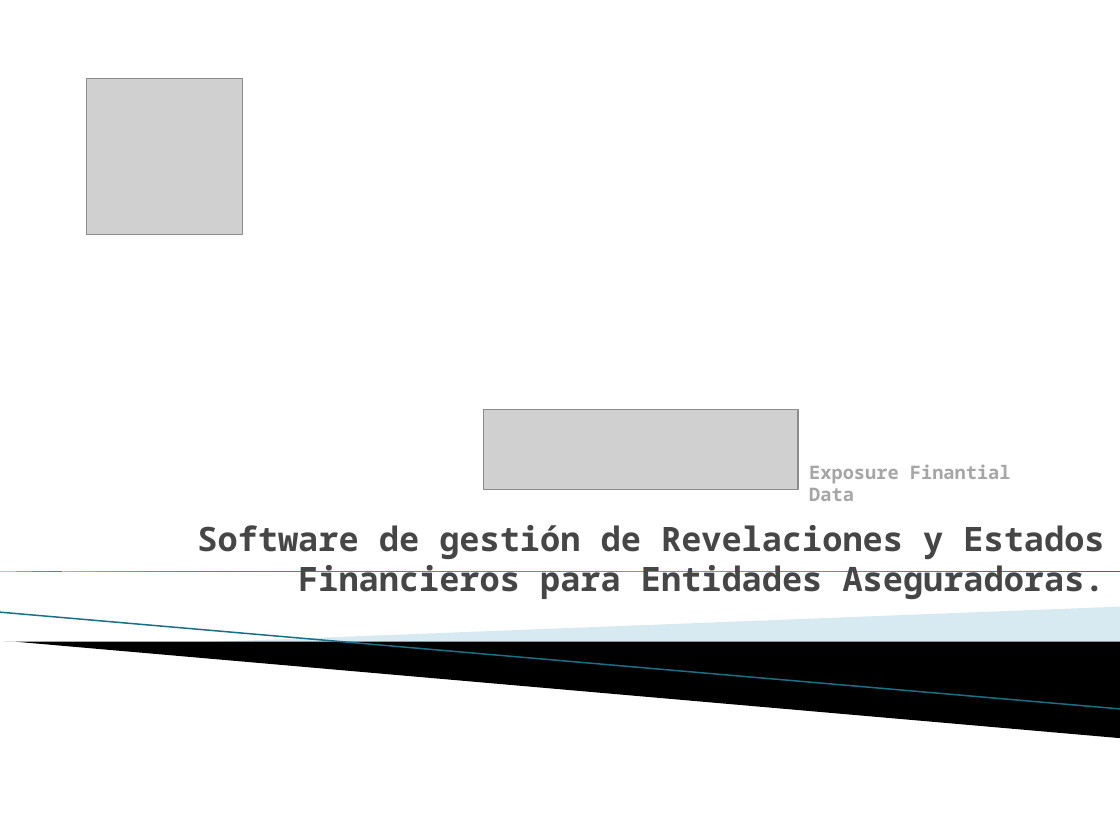
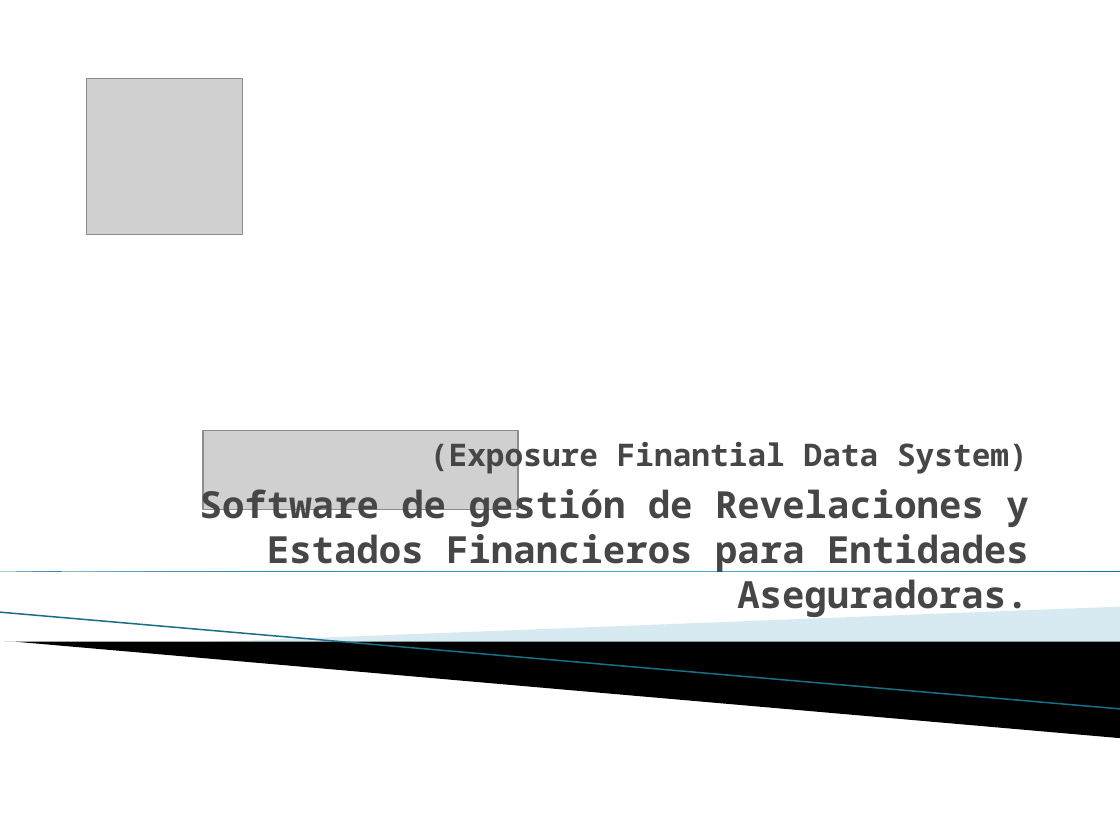
Before and after one commit to vicky1404/rev-ii, a slide deck: slide 1 of docs/comercial/brochure_2.pptx. Drawn at 1120x840 pixels with LibreOffice and Linux fonts; fonts in the diff are those of the drawing; grey boxes stand for pictures; background and template pictures are left out. Boxes give left, top, right and bottom in pixels: in the first picture for what was removed or moved away, otherwise in the second. Text is boxed around its words. In the diff, an @@ line names an element or a change of style, - is before the commit and + after.

```diff
--- a/docs/comercial/brochure_2.pptx
+++ b/docs/comercial/brochure_2.pptx
@@ title at [200,437,1029,617]: text changed; size 21.6 to 24 pt @@
-Software de gestión de Revelaciones y Estados Financieros para Entidades Aseguradoras.
+(Exposure Finantial Data System)
+Software de gestión de Revelaciones y Estados Financieros para Entidades Aseguradoras.
@@ picture: place and size @@
-picture at [483,410,797,489]
+picture at [203,430,517,510]
@@ text removed at [809,465,1011,501] @@
-Exposure Finantial Data
```
Also in this commit, not shown: 23 other slides changed, 1 slide added.
